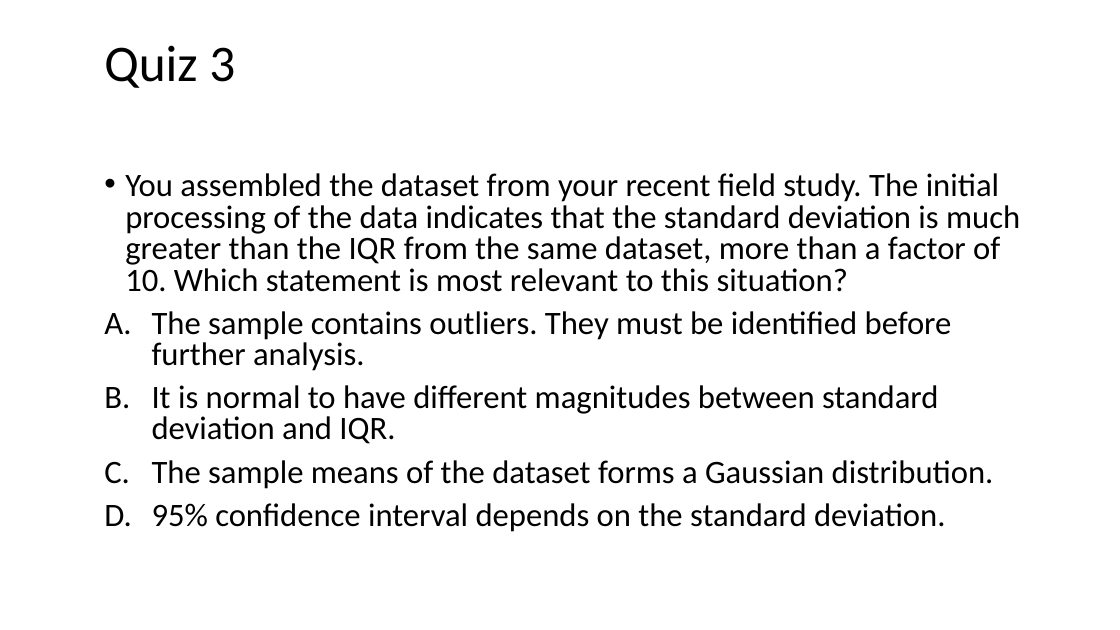
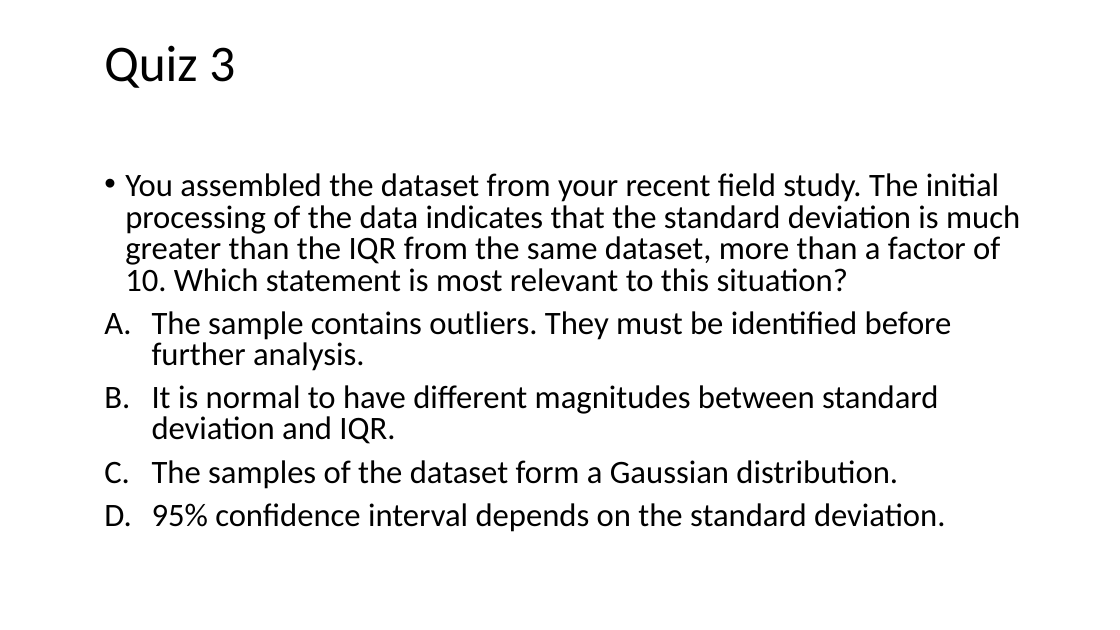
Before and after one commit to pengfeiliu371/EAS2655_S2023, a slide deck: slide 8 of slides/Week7-TP.pptx. Drawn at 1120x630 pixels with LibreOffice and Linux fonts; fonts in the diff are those of the drawing. Boxes give left, top, right and bottom in pixels: in the first picture for what was removed or moved away, otherwise in the second. Text is boxed around its words. In the diff, an @@ line names an element or a change of style, - is before the commit and + after.

```diff
--- a/slides/Week7-TP.pptx
+++ b/slides/Week7-TP.pptx
@@ text at <box>152,460,898,489</box>: text changed @@
-C. The sample means of the dataset forms a Gaussian distribution.
+C. The samples of the dataset form a Gaussian distribution.
```
Also in this commit, not shown: 1 other slide changed, 2 other files.
